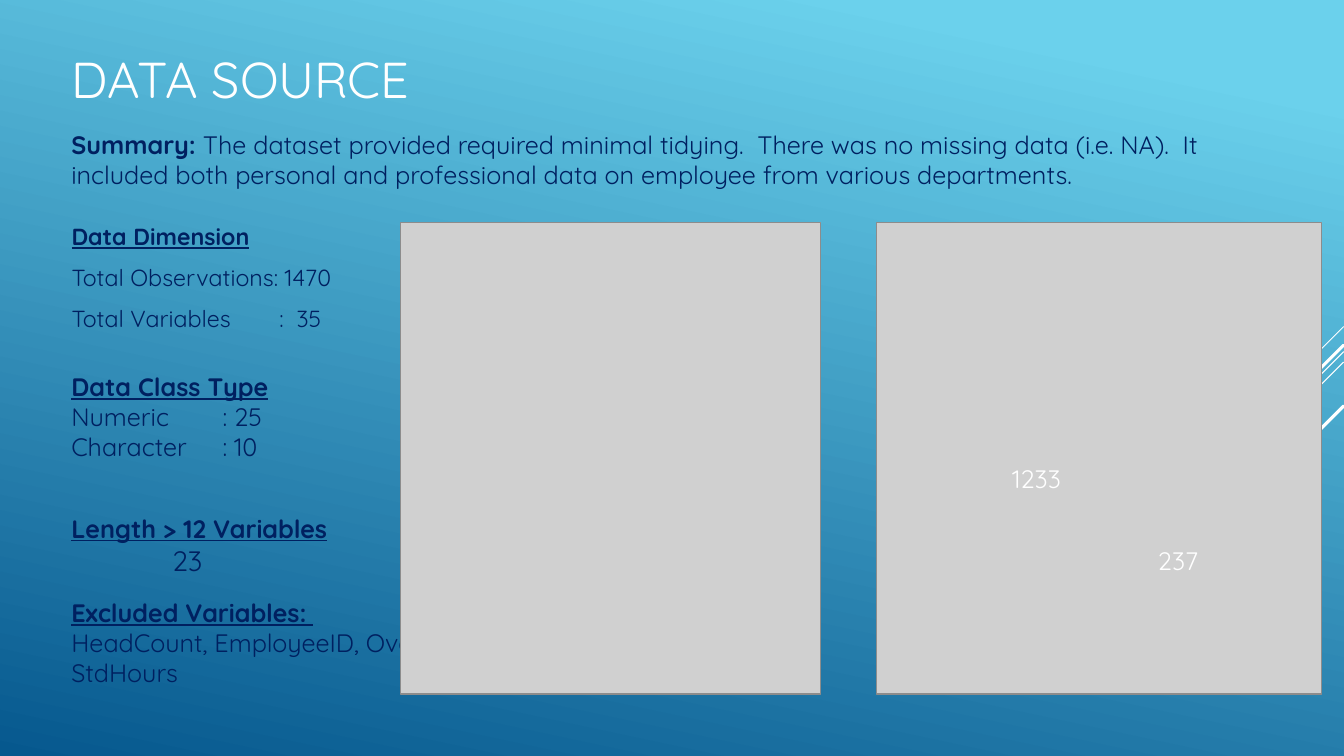
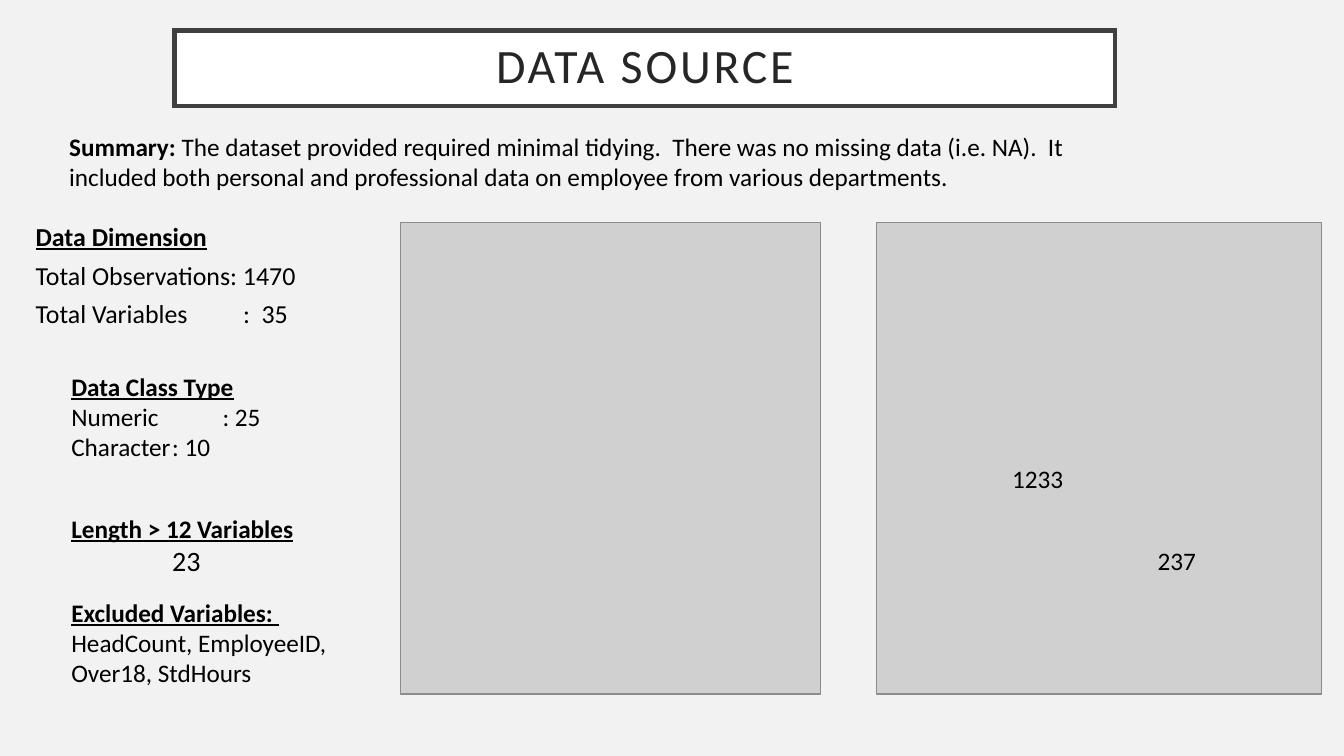
Before and after one commit to R-Chandna/MSDS6306_CaseStudy_2, a slide deck: slide 4 of Attrition_Case_Study_2_pptx_TAJAR_IP.pptx. Drawn at 1344x756 pixels with LibreOffice and Linux fonts; fonts in the diff are those of the drawing; grey boxes stand for pictures. Boxes give left, top, right and bottom in pixels: in the first picture for what was removed or moved away, otherwise in the second. Text is boxed around its words. In the diff, an @@ line names an element or a change of style, - is before the commit and + after.

```diff
--- a/Attrition_Case_Study_2_pptx_TAJAR_IP.pptx
+++ b/Attrition_Case_Study_2_pptx_TAJAR_IP.pptx
@@ background gradient #6ED2EB to #06588E to #F2F2F2 @@
@@ title "DATA SOURCE" resized from (x1=72, y1=62, x2=410, y2=99) to (x1=174, y1=30, x2=1115, y2=106) @@
@@ title "DATA SOURCE" at (x1=174, y1=30, x2=1115, y2=106): size 36 to 34.2 pt, font Quicksand to Calibri, text colour #FFFFFF to #262626, letter spacing 0 to 2 pt; alignment left to centre; line spacing 1 to 0.9; vertical alignment bottom to middle; fill none to #FFFFFF; outline none to #404040 3 pt @@
@@ font Quicksand to Calibri, text colour #002060 to #000000 in 4 elements at (x1=71, y1=378, x2=261, y2=456), (x1=71, y1=520, x2=293, y2=572), (x1=71, y1=604, x2=326, y2=685), (x1=69, y1=137, x2=1063, y2=190) @@
@@ text "Data Dimension" moved from (x1=72, y1=228, x2=332, y2=327) to (x1=36, y1=228, x2=295, y2=323) @@
@@ text "Data Dimension" at (x1=36, y1=228, x2=295, y2=323): size 16.6 to 18.5 pt, font Quicksand to Calibri, text colour #002060 to #000000; line spacing 1 to 0.8 @@
@@ group removed at (x1=1015, y1=327, x2=1344, y2=681): 5 lines @@
@@ text "1233" at (x1=1012, y1=471, x2=1063, y2=488): font Quicksand to Calibri, text colour #FFFFFF to #000000 @@
@@ text "237" at (x1=1158, y1=553, x2=1196, y2=570): font Quicksand to Calibri, text colour #FFFFFF to #000000 @@
```
Also in this commit, not shown: 14 other slides changed, 3 slides added, 3 slides removed.
